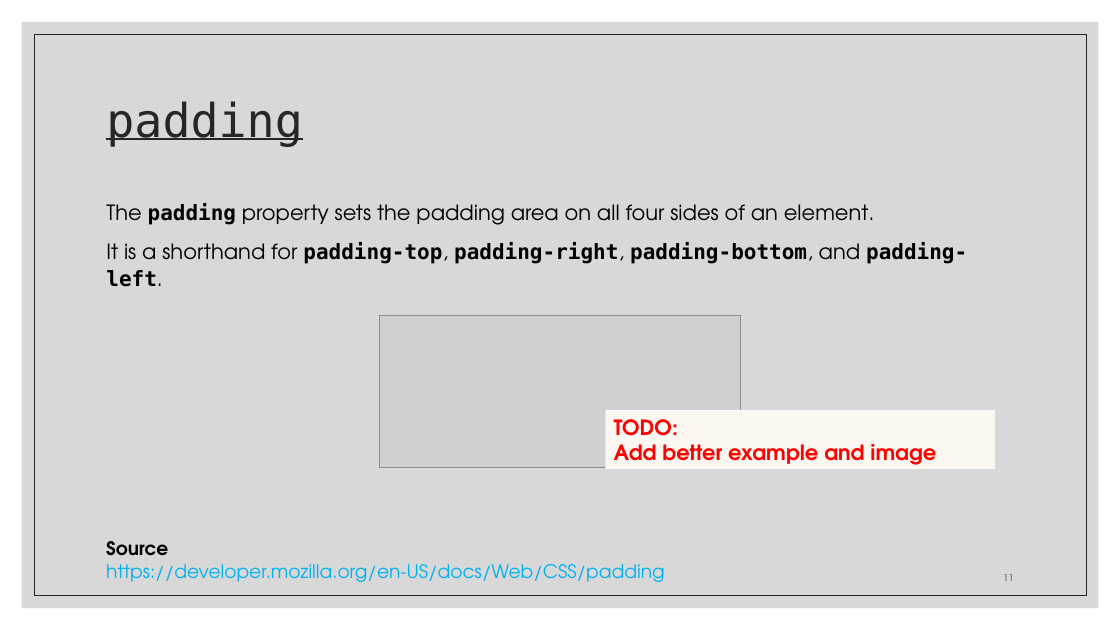
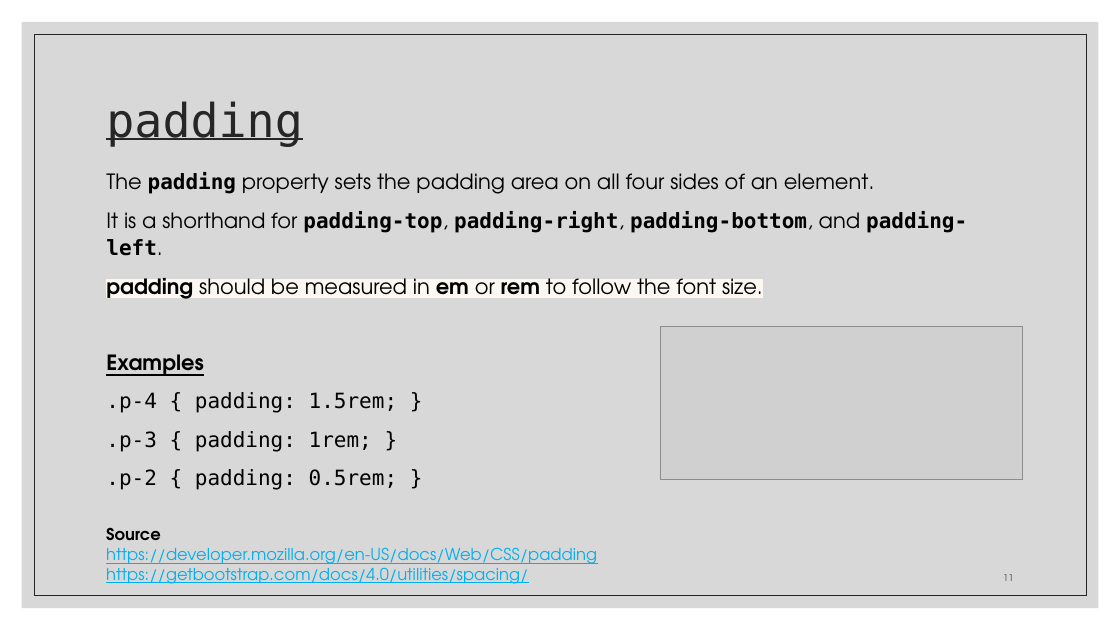
Before and after one commit to zackstotts/base-node-curriculum, a slide deck: slide 11 of unit_00/html_review/03 CSS.pptx. Drawn at 1120x630 pixels with LibreOffice and Linux fonts; fonts in the diff are those of the drawing; grey boxes stand for pictures. Boxes give left, top, right and bottom in pixels: in the first picture for what was removed or moved away, otherwise in the second. Text is boxed around its words. In the diff, an @@ line names an element or a change of style, - is before the commit and + after.

```diff
--- a/unit_00/html_review/03 CSS.pptx
+++ b/unit_00/html_review/03 CSS.pptx
@@ text "The padding property sets the ...": place and size @@
-text "The padding property sets the ..." at bbox=[106, 203, 967, 287]
+text "The padding property sets the ..." at bbox=[106, 173, 967, 490]
@@ text at bbox=[106, 278, 763, 490]: paragraphs added @@
+padding should be measured in em or rem to follow the font size.
+Examples
+.p-4 { padding: 1.5rem; }
+.p-3 { padding: 1rem; }
+.p-2 { padding: 0.5rem; }
@@ picture: place and size @@
-picture at bbox=[380, 315, 741, 467]
+picture at bbox=[660, 327, 1022, 479]
@@ rectangle removed at bbox=[606, 410, 996, 470] @@
-TODO:
-Add better example and image
@@ text "Source": place and size @@
-text "Source" at bbox=[106, 541, 664, 582]
+text "Source" at bbox=[106, 527, 597, 584]
@@ text at bbox=[106, 527, 597, 569]: size 16 to 14 pt in "Source", "https://developer.mozilla.org/en-US/docs/Web/CSS/padding"; underline on in "https://developer.mozilla.org/en-US/docs/Web/CSS/padding" @@
@@ text at bbox=[106, 562, 528, 584]: paragraph added @@
+https://getbootstrap.com/docs/4.0/utilities/spacing/
```
Also in this commit, not shown: 6 other slides changed, 7 slides added, 1 slide removed.
